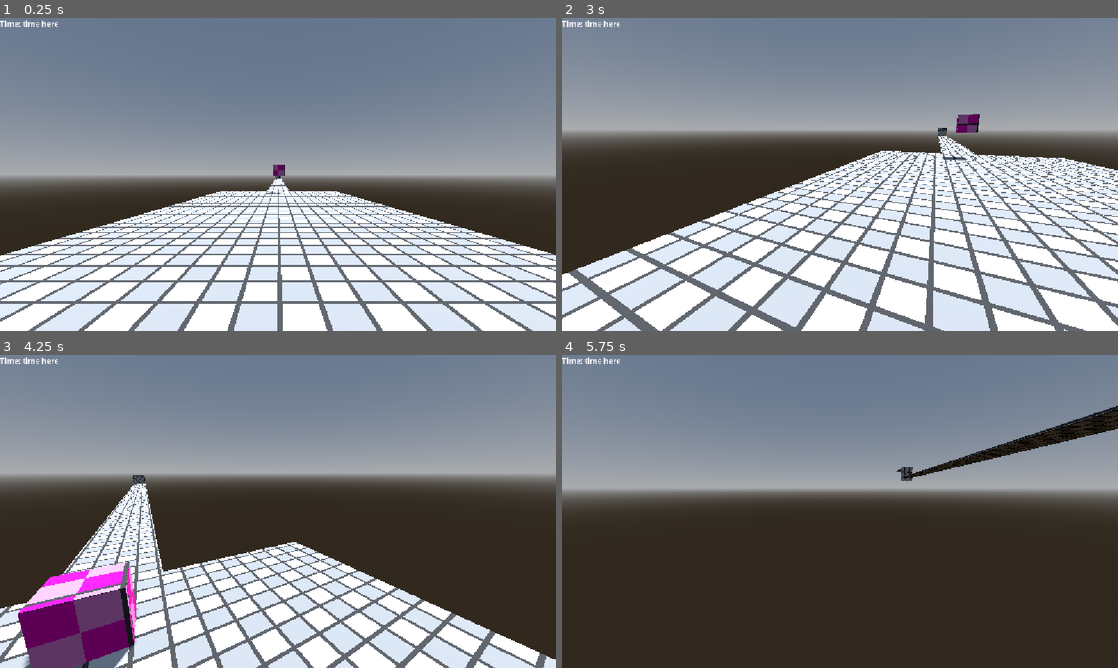
Above: before the commit, frames 1-4 (two rows, left to right).
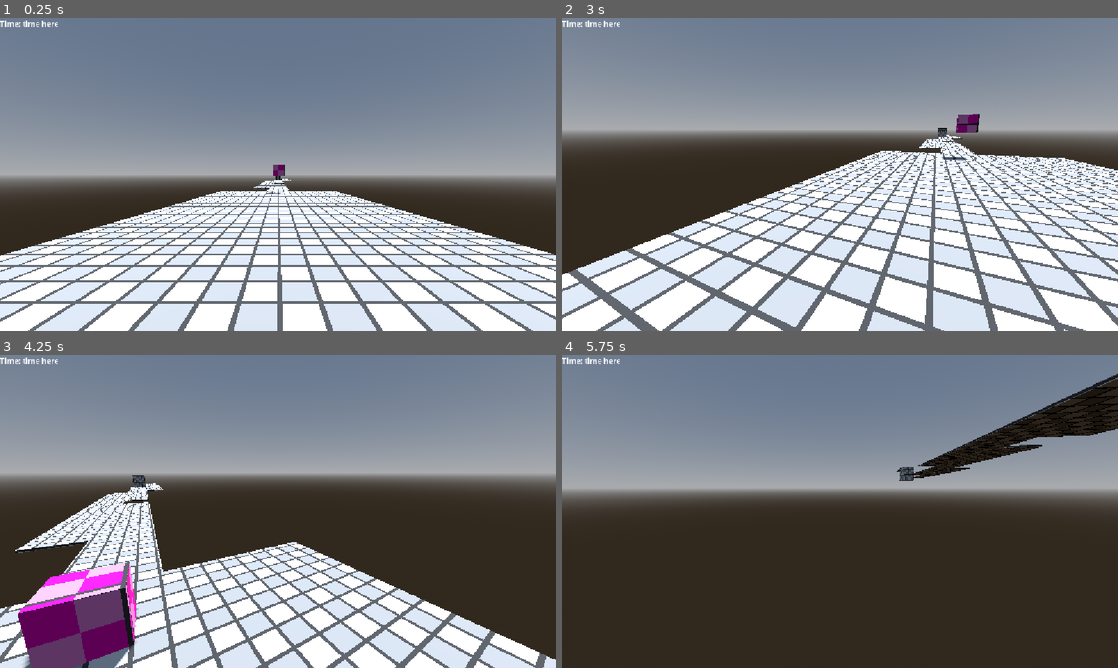
Above: after the commit, the same moments.

Repository: angrypig555/haven-game-2026
Game: Godot game, scene res://scenes/level5.tscn
The game is run twice, just before and just after one commit, with the same random seed, the same clock (stepped at 60 frames per second) and the same inputs. This scene is started directly instead of the project's main scene.
Inputs (mouse positions are in pixels of both pictures, inside the frame that each line leads up to):
- Up to frame 1 (0.25 s): no input
- Up to frame 2 (3 s): tap Enter (ui_accept) at 0.5, 0.77, 1.52, 2 s; move the mouse to (962, 158) at 0.52 s; hold D (right_strafe) 0.53-1.28 s; tap Shift (dash) every 0.75 s from 0.6 to 2.85 s; click (962, 158) at 0.67 s; move the mouse to (812, 174) at 1.27 s; hold W (forward) from 1.28 s (still down); move the mouse to (851, 168) at 2.02 s; tap R (reset) at 2.75 s; move the mouse to (834, 180) at 2.77 s
- Up to frame 3 (4.25 s): keep holding W (forward); tap Enter (ui_accept) at 3.02, 3.77 s; move the mouse to (316, 514) at 3.52 s; tap Shift (dash) at 3.6 s
- Up to frame 4 (5.75 s): keep holding W (forward); move the mouse to (795, 508) at 4.27 s; tap Shift (dash) at 4.35, 5.1 s; tap Enter (ui_accept) at 4.52, 5 s; move the mouse to (845, 511) at 5.02 s

The runs differ from the first frame. In frame 1, less than 0.1% of the frame differs, in the area x 45-53%, y 50-55%; in frame 2, 0.1%; in frame 3, 1.4%; in frame 4, 2.7%, in the area x 60-100%, y 6-41%.

Commit message:
ee

Diff:
--- a/haven-2026/scenes/level5.tscn
+++ b/haven-2026/scenes/level5.tscn
@@ -90,7 +90,7 @@
 shape = SubResource("ConcavePolygonShape3D_8y2od")
 
 [node name="MeshInstance3D2" type="MeshInstance3D" parent="." unique_id=1946602811]
-transform = Transform3D(2.1497018, 0, 0, 0, 0.09406763, 0, 0, 0, 50.27368, 0, -0.50518763, -44.273727)
+transform = Transform3D(2.1497018, 0, 0, 0, 0.09406763, 0, 0, 0, 22.278881, 0, -0.50518763, -23.85655)
 material_override = ExtResource("2_jfeem")
 mesh = SubResource("BoxMesh_nsmo0")
 surface_material_override/0 = SubResource("StandardMaterial3D_8s0yo")
@@ -99,6 +99,42 @@
 transform = Transform3D(0.50486755, 0, 0, 0, 25.6, 0, 0, 0, 0.49983266, 0, 0, 1.4988282e-05)
 
 [node name="CollisionShape3D" type="CollisionShape3D" parent="MeshInstance3D2/StaticBody3D" unique_id=1457199974]
+shape = SubResource("ConcavePolygonShape3D_8y2od")
+
+[node name="MeshInstance3D4" type="MeshInstance3D" parent="." unique_id=48939215]
+transform = Transform3D(2.1497018, 0, 0, 0, 0.09406763, 0, 0, 0, 22.278881, 0, -0.50518763, -48.369236)
+material_override = ExtResource("2_jfeem")
+mesh = SubResource("BoxMesh_nsmo0")
+surface_material_override/0 = SubResource("StandardMaterial3D_8s0yo")
+
+[node name="StaticBody3D" type="StaticBody3D" parent="MeshInstance3D4" unique_id=331272489]
+transform = Transform3D(0.50486755, 0, 0, 0, 25.6, 0, 0, 0, 0.49983266, 0, 0, 1.4988282e-05)
+
+[node name="CollisionShape3D" type="CollisionShape3D" parent="MeshInstance3D4/StaticBody3D" unique_id=1220123950]
+shape = SubResource("ConcavePolygonShape3D_8y2od")
+
+[node name="MeshInstance3D7" type="MeshInstance3D" parent="." unique_id=1293947229]
+transform = Transform3D(2.1497018, 0, 0, 0, 0.09406763, 0, 0, 0, 22.278881, 2.1859002, -0.50518763, -60.838734)
+material_override = ExtResource("2_jfeem")
+mesh = SubResource("BoxMesh_nsmo0")
+surface_material_override/0 = SubResource("StandardMaterial3D_8s0yo")
+
+[node name="StaticBody3D" type="StaticBody3D" parent="MeshInstance3D7" unique_id=1850219625]
+transform = Transform3D(0.50486755, 0, 0, 0, 25.6, 0, 0, 0, 0.49983266, 0, 0, 1.4988282e-05)
+
+[node name="CollisionShape3D" type="CollisionShape3D" parent="MeshInstance3D7/StaticBody3D" unique_id=211643810]
+shape = SubResource("ConcavePolygonShape3D_8y2od")
+
+[node name="MeshInstance3D5" type="MeshInstance3D" parent="." unique_id=877141944]
+transform = Transform3D(2.1497018, 0, 0, 0, 0.09406763, 0, 0, 0, 22.278881, -1.820025, -0.50518763, -35.163998)
+material_override = ExtResource("2_jfeem")
+mesh = SubResource("BoxMesh_nsmo0")
+surface_material_override/0 = SubResource("StandardMaterial3D_8s0yo")
+
+[node name="StaticBody3D" type="StaticBody3D" parent="MeshInstance3D5" unique_id=551636909]
+transform = Transform3D(0.50486755, 0, 0, 0, 25.6, 0, 0, 0, 0.49983266, 0, 0, 1.4988282e-05)
+
+[node name="CollisionShape3D" type="CollisionShape3D" parent="MeshInstance3D5/StaticBody3D" unique_id=1547667212]
 shape = SubResource("ConcavePolygonShape3D_8y2od")
 
 [node name="MeshInstance3D3" type="MeshInstance3D" parent="." unique_id=1776696707]
@@ -115,9 +151,10 @@
 
 [node name="Box" parent="." unique_id=1108091245 instance=ExtResource("4_jil2c")]
 transform = Transform3D(1, 0, 0, 0, 1, 0, 0, 0, 1, 0.033901453, 1.7333889, -17.84407)
+mass = 20.0
 
 [node name="MeshInstance3D6" type="MeshInstance3D" parent="." unique_id=2083231367]
-transform = Transform3D(2.1642003, 0, 0, 0, 2.690867, 0, 0, 0, 1, 0, 0.22222054, -69.93276)
+transform = Transform3D(2.1642003, 0, 0, 0, 2.690867, 0, 0, 0, 4.224381, 0, 0.22222054, -69.93276)
 material_override = ExtResource("2_jfeem")
 mesh = SubResource("BoxMesh_jil2c")
 
